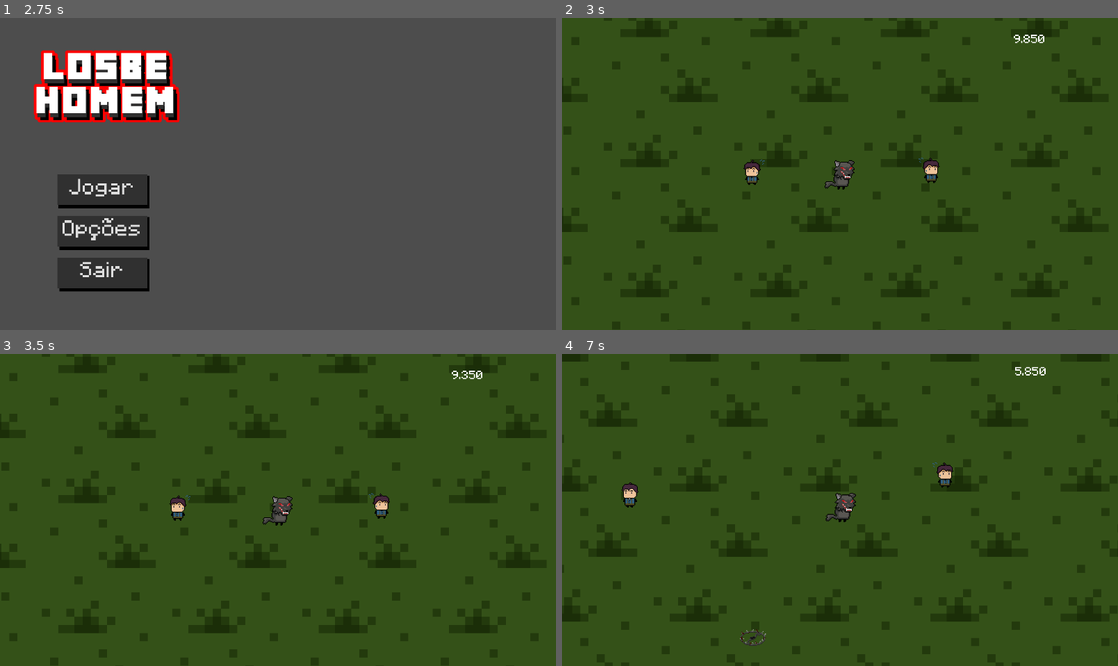
Above: before the commit, frames 1-4 (two rows, left to right).
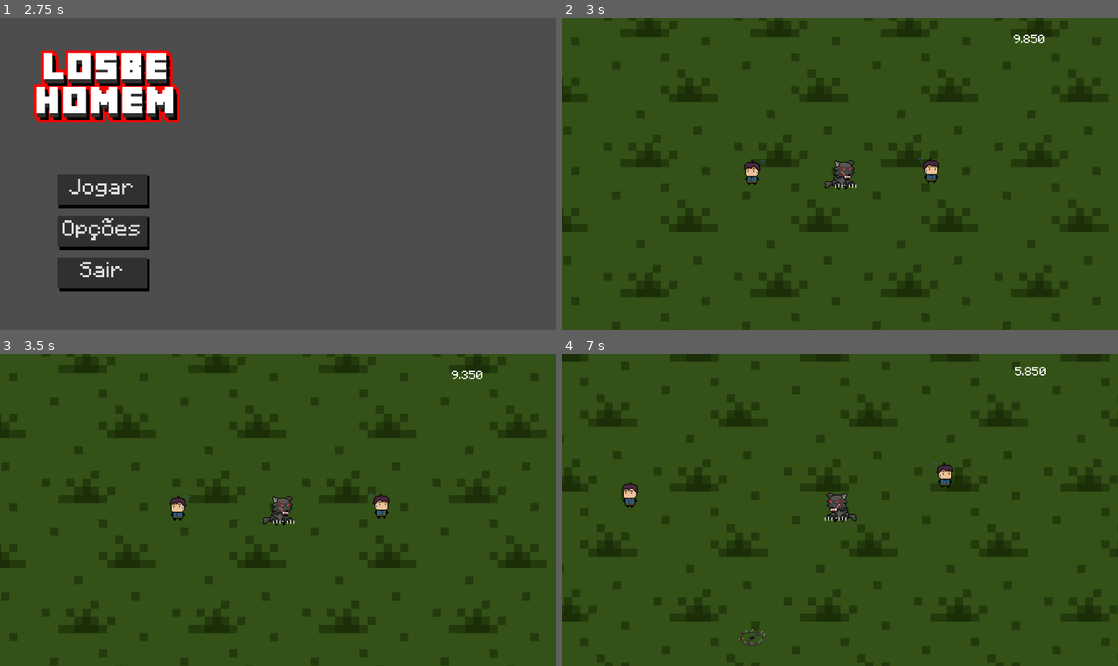
Above: after the commit, the same moments.

Repository: TheBadGuy616/Gamejam-Plus
Game: Godot game, scene res://Interfaces/menuOpcoes.tscn
The game is run twice, just before and just after one commit, with the same random seed, the same clock (stepped at 60 frames per second) and the same inputs. The project has no main scene, so this scene is started directly.
Inputs (mouse positions are in pixels of both pictures, inside the frame that each line leads up to):
- Up to frame 1 (2.75 s): click "Jogar" at 0.5 s; click "Jogar" at 1.25 s; click "Opções" at 2 s
- Up to frame 2 (3 s): click "Jogar" at 2.75 s
- Up to frame 3 (3.5 s): no input
- Up to frame 4 (7 s): move the mouse to (962, 494) at 3.52 s; hold Right (ui_right) 3.53-4.28 s; move the mouse to (728, 525) at 4.27 s; hold Down (ui_down) 4.28-5.03 s; move the mouse to (895, 441) at 5.02 s; hold Right (ui_right) 5.03-5.78 s; move the mouse to (812, 572) at 5.77 s; hold Up (ui_up) 5.78-6.53 s; move the mouse to (1006, 556) at 6.52 s; hold Left (ui_left) from 6.53 s (still down)

Frame 1 is identical in both runs. In frame 2, less than 0.1% of the frame differs, in the area x 48-53%, y 51-56%; in frame 3, less than 0.1%; in frame 4, 0.4%, in the area x 31-53%, y 44-94%.

Commit message:
Add animated protagonist and werewolf sprites
Introduces three new werewolf sprite assets and updates the protagonist scene to use an AnimatedSprite2D with a walking animation. The protagonist script now triggers animation playback and horizontal flipping based on movement. Also, fixes hunter behavior to set 'em_fuga' to true when player enters range, and changes game over logic to return to the main menu instead of quitting.

Diff:
--- a/losbehomemauuooooouuuu/Personagens/cena_teste.tscn
+++ b/losbehomemauuooooouuuu/Personagens/cena_teste.tscn
@@ -35,10 +35,6 @@
 expand_mode = 3
 stretch_mode = 1
 
-[node name="Protagonista" parent="." instance=ExtResource("2_ynais")]
-position = Vector2(-202, 185)
-dano_tempo_recebido = 5
-
 [node name="Spawn manager" type="Node" parent="." node_paths=PackedStringArray("player_node")]
 script = ExtResource("5_50uir")
 enemy_scenes = Array[PackedScene]([ExtResource("4_q1lyw"), ExtResource("4_q1lyw"), ExtResource("3_ynais"), ExtResource("3_ynais"), ExtResource("3_ynais"), ExtResource("2_ab28t"), ExtResource("6_vpr83")])
@@ -60,4 +56,7 @@
 [node name="Pessoa2" parent="." instance=ExtResource("3_ynais")]
 position = Vector2(857, 120)
 
+[node name="Protagonista" parent="." instance=ExtResource("2_ynais")]
+position = Vector2(-202, 185)
+
 [connection signal="timeout" from="Spawn manager/SpawnTimer" to="Spawn manager" method="_on_spawn_timer_timeout"]
--- a/losbehomemauuooooouuuu/Personagens/protagonista.tscn
+++ b/losbehomemauuooooouuuu/Personagens/protagonista.tscn
@@ -1,8 +1,27 @@
-[gd_scene load_steps=5 format=3 uid="uid://i7ep8pbh6mtj"]
+[gd_scene load_steps=8 format=3 uid="uid://i7ep8pbh6mtj"]
 
 [ext_resource type="Script" uid="uid://dpmkpwya36iba" path="res://scritps/Protagonista.gd" id="1_clmf5"]
-[ext_resource type="Texture2D" uid="uid://b8py15xu12jgp" path="res://Sprites/lobisomem1.png" id="2_8kssb"]
+[ext_resource type="Texture2D" uid="uid://c4lvfrsvjp3es" path="res://Assets/lobisomem1.png" id="2_3nmcy"]
 [ext_resource type="FontFile" uid="uid://dfp886wjxurnh" path="res://Assets/Minecraftia-Regular.ttf" id="3_8kssb"]
+[ext_resource type="Texture2D" uid="uid://4jeiceskytu8" path="res://Assets/lobisomem2.png" id="3_12cde"]
+[ext_resource type="Texture2D" uid="uid://bsjejekqnub5w" path="res://Assets/lobisomem3.png" id="4_md4yh"]
+
+[sub_resource type="SpriteFrames" id="SpriteFrames_f8tt1"]
+animations = [{
+"frames": [{
+"duration": 1.0,
+"texture": ExtResource("2_3nmcy")
+}, {
+"duration": 1.0,
+"texture": ExtResource("3_12cde")
+}, {
+"duration": 1.0,
+"texture": ExtResource("4_md4yh")
+}],
+"loop": true,
+"name": &"Walk",
+"speed": 7.0
+}]
 
 [sub_resource type="CapsuleShape2D" id="CapsuleShape2D_clmf5"]
 radius = 103.0
@@ -13,10 +32,13 @@
 base_speed = 600.0
 vida_label = NodePath("VidaLabel")
 
-[node name="Sprite2D" type="Sprite2D" parent="."]
-texture = ExtResource("2_8kssb")
+[node name="Sprite2D" type="AnimatedSprite2D" parent="."]
+sprite_frames = SubResource("SpriteFrames_f8tt1")
+animation = &"Walk"
+frame_progress = 0.19891301
 
 [node name="CollisionShape2D" type="CollisionShape2D" parent="."]
+visible = false
 position = Vector2(32, 18.000002)
 rotation = 0.17453292
 shape = SubResource("CapsuleShape2D_clmf5")
--- a/losbehomemauuooooouuuu/scritps/Protagonista.gd
+++ b/losbehomemauuooooouuuu/scritps/Protagonista.gd
@@ -13,6 +13,7 @@
 @export var friction = 200
 @export var vida_label: Label
 @onready var vida_timer = $VidaTimer
+@onready var animacao_sprite = $Sprite2D
 var tempo_vida_inicial: float = 0.0
 
 var current_speed_modifier: float = 1.0
@@ -70,6 +71,12 @@
 	else:
 		velocity.x = 0
 		velocity.y = 0
+
+	if velocity.x != 0 or velocity.y != 0:
+		animacao_sprite.play("Walk")
+	if velocity.x != 0:
+		animacao_sprite.flip_h = velocity.x < 0
+
 
 	move_and_slide()
 
@@ -137,4 +144,4 @@
 func _on_vida_timer_timeout():
 	print("O tempo acabou! Jogador Morreu.")
 	queue_free()
-	get_tree().quit()
+	get_tree().change_scene_to_file("res://Interfaces/menuIniciar.tscn")
--- a/losbehomemauuooooouuuu/scritps/hunter.gd
+++ b/losbehomemauuooooouuuu/scritps/hunter.gd
@@ -49,7 +49,7 @@
 		print("DEBUG: Jogador ENTROU no Alcance.")
 		lobisomem_alvo = body
 		jogador_em_mira = true
-		em_fuga = false
+		em_fuga = true
 		timer_de_disparo.start()
 		print("DEBUG: Timer de Disparo INICIADO.")
 
@@ -73,7 +73,6 @@
 		Globais.registrar_abate_e_pontos(1)
 		print(name, " detectou o Lobisomem. Instakill!")
 		queue_free()
-
 
 func _on_timer_tiros_timeout() -> void:
 	print("DEBUG: Timer TIMEOUT. Checando condições...")
Binary file added: losbehomemauuooooouuuu/Assets/lobisomem1.png
Not shown, added: losbehomemauuooooouuuu/Assets/lobisomem1.png.import
Binary file added: losbehomemauuooooouuuu/Assets/lobisomem2.png
Not shown, added: losbehomemauuooooouuuu/Assets/lobisomem2.png.import
Binary file added: losbehomemauuooooouuuu/Assets/lobisomem3.png
Not shown, added: losbehomemauuooooouuuu/Assets/lobisomem3.png.import
